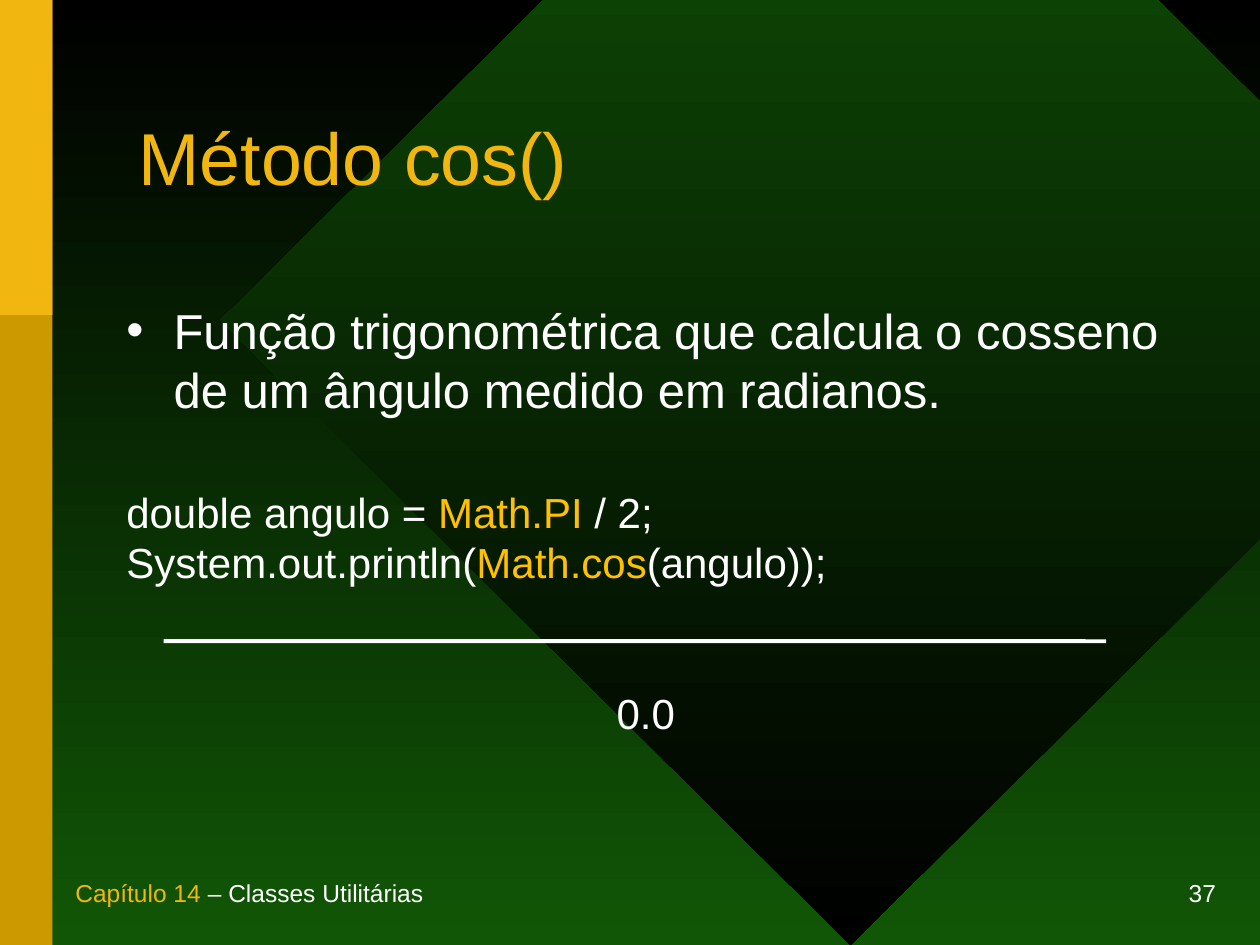
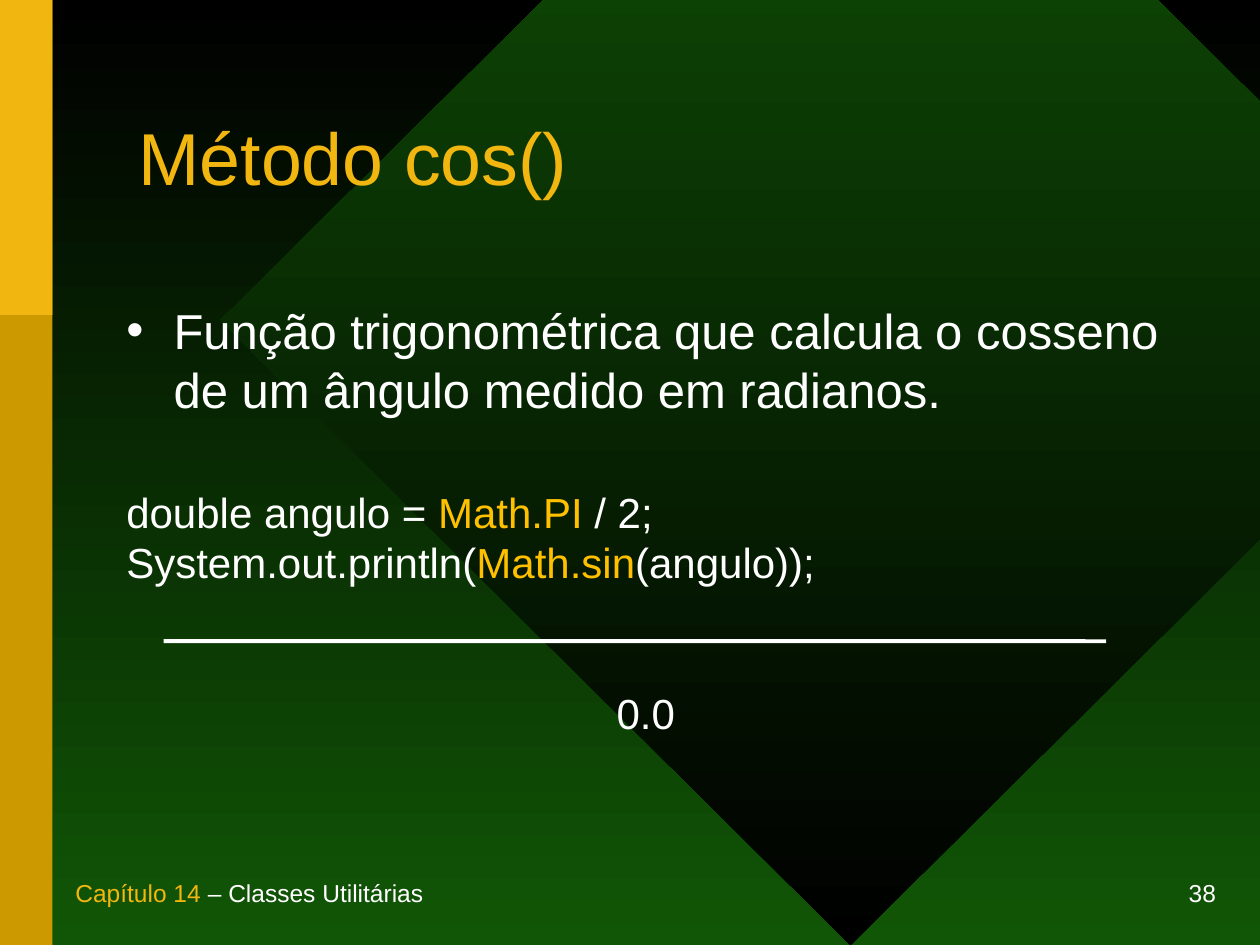
Before and after one commit to duchesqui/slzvieira-training, a slide deck: slide 38 of 1-Java-Programmer-Modulo-I/14.Capitulo14.ppt (slide 37 before the commit). Drawn at 1260x945 pixels with LibreOffice and Linux fonts; fonts in the diff are those of the drawing. Boxes give left, top, right and bottom in pixels: in the first picture for what was removed or moved away, otherwise in the second. Text is boxed around its words. In the diff, an @@ line names an element or a change of style, - is before the commit and + after.

```diff
--- a/1-Java-Programmer-Modulo-I/14.Capitulo14.ppt
+++ b/1-Java-Programmer-Modulo-I/14.Capitulo14.ppt
@@ text at <box>126,547,815,586</box>: text changed @@
-System.out.println(Math.cos(angulo));
+System.out.println(Math.sin(angulo));
@@ page number at <box>1189,885,1216,903</box>: text changed @@
-37
+38
```
Also in this commit, not shown: 1 other slide changed, 21 slides added.
